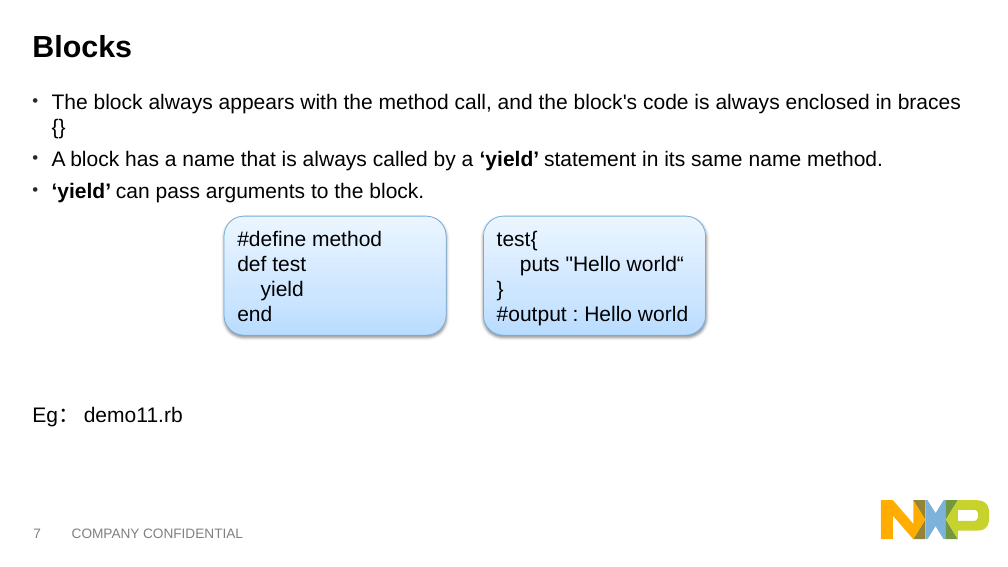
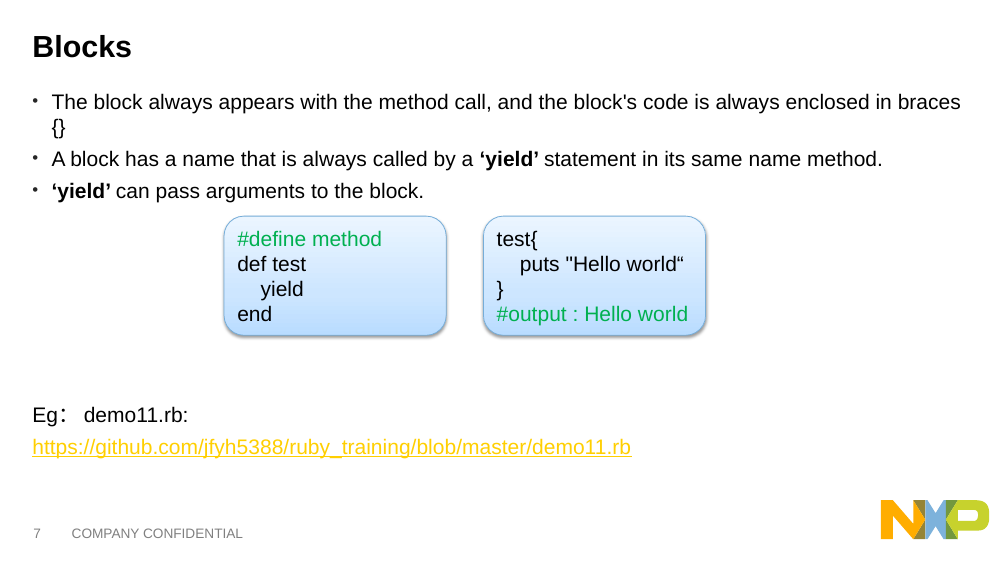
Before and after one commit to jfyh5388/ruby_training, a slide deck: slide 7 of Ruby basic training_eng V1.1.pptx. Drawn at 1008x567 pixels with LibreOffice and Linux fonts; fonts in the diff are those of the drawing. Boxes give left, top, right and bottom in pixels: in the first picture for what was removed or moved away, otherwise in the second. Text is boxed around its words. In the diff, an @@ line names an element or a change of style, - is before the commit and + after.

```diff
--- a/Ruby basic training_eng V1.1.pptx
+++ b/Ruby basic training_eng V1.1.pptx
@@ text in rounded rectangle at bbox=[237, 230, 382, 246]: text colour #000000 to #00B050 in "#define method" @@
@@ text in rounded rectangle at bbox=[497, 305, 688, 326]: text colour #000000 to #00B050 in "#output : Hello world" @@
@@ text at bbox=[32, 406, 631, 459]: text changed; text colour #000000 to #FFCF00 @@
-Eg： demo11.rb
+Eg： demo11.rb:
+https://github.com/jfyh5388/ruby_training/blob/master/demo11.rb
```
Also in this commit, not shown: 16 other slides changed.
